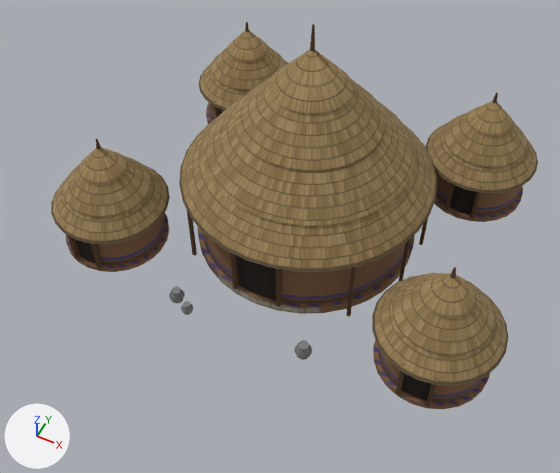
One commit to the glTF model examples/african_town_center_subsaharan/africantowncentersubsaharan.glb: the scene before it, then after it.
Rendered twice from a 50 mm lens placed at (8.2, -19.3, 22.1), pointed at (0.3, -3.5, 2.4). Arrows for +X, +Y and +Z are at lower left; the lights stay in place. The picture after the commit comes second. Vertices at exactly the same position are counted once.

In view in the first picture: 'AfricanTownCenterSubSaharan'.
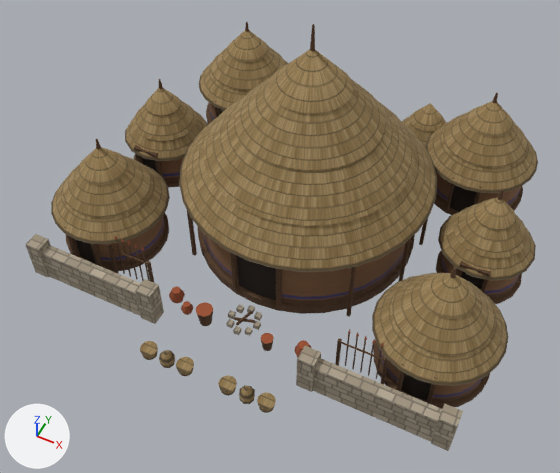
The newer file is also turned or shifted as a whole; pictures and numbers use the older file's frame.

Pixel boxes (x1, y1, x2, y2) of what changed, in the pictures (560 x 473 px):
'AfricanTownCenterSubSaharan', reshaped (11% taller): before (51, 22, 538, 409); after (25, 22, 538, 451)
part 1 of me_africantowncentersubsaharan, added: after (134, 145, 158, 158)
part 2 of me_africantowncentersubsaharan, added (mostly hidden): after (135, 154, 142, 164)
part 3 of me_africantowncentersubsaharan, added (mostly hidden): after (155, 161, 163, 177)
part 4 of me_africantowncentersubsaharan, added: after (498, 189, 504, 201)
part 5 of me_africantowncentersubsaharan, added: after (459, 261, 491, 277)
part 6 of me_africantowncentersubsaharan, added (mostly hidden): after (481, 279, 488, 293)
part 7 of me_africantowncentersubsaharan, added (brown): after (41, 245, 141, 316)
part 8 of me_africantowncentersubsaharan, added (brown): after (25, 234, 50, 277)
part 9 of me_africantowncentersubsaharan, added (brown): after (135, 279, 164, 324)
part 10 of me_africantowncentersubsaharan, added (brown): after (313, 358, 442, 442)
part 11 of me_africantowncentersubsaharan, added (brown): after (296, 346, 321, 392)
part 12 of me_africantowncentersubsaharan, added (brown): after (431, 404, 463, 451)
part 13 of me_africantowncentersubsaharan, added: after (108, 235, 388, 413)
part 14 of me_africantowncentersubsaharan, added (brown): after (125, 88, 208, 188)
part 15 of me_africantowncentersubsaharan, added (brown): after (436, 197, 536, 304)
part 16 of me_africantowncentersubsaharan, added (brown): after (402, 103, 447, 147)
part 17 of me_africantowncentersubsaharan, surface changed: (66, 104, 523, 409) in both

The change, as a list of edits to the scene's bpy script:
```text
Change me_africantowncentersubsaharan:
    remove me_africantowncentersubsaharan.from_pydata(...)  # 1625 vertices, 2008 faces; spans x -8.4..8.4, y -6.4..6.4, z 0.0..8.9
    add me_africantowncentersubsaharan.from_pydata(...)  # 2791 vertices, 3456 faces; spans x -8.4..8.4, y -8.6..6.4, z 0.0..8.9
    me_africantowncentersubsaharan part 1: the loose piece of 8 vertices spanning x -6.9..-5.7, y -6.2..-6.0, z 1.8..1.9 is copied, and the copy is moved by (-0.3, 4.7, -0.1); it spans x -7.1..-6.1, y -1.5..-1.3, z 1.7..1.8
    me_africantowncentersubsaharan part 2: the loose piece of 8 vertices spanning x -6.9..-6.8, y -6.2..-6.0, z 0.2..1.8 is copied, and the copy is moved by (-0.2, 4.7, 0.0); it spans x -7.1..-7.0, y -1.5..-1.3, z 0.2..1.7
    me_africantowncentersubsaharan part 3: the loose piece of 8 vertices spanning x -5.7..-5.6, y 2.3..2.5, z 0.2..1.8 is copied, and the copy is moved by (-0.5, -3.8, 0.0); it spans x -6.2..-6.1, y -1.5..-1.3, z 0.2..1.7
    me_africantowncentersubsaharan part 4: the loose piece of 12 vertices spanning x -0.1..0.1, y -0.8..-0.6, z 8.0..8.9 is copied, and the copy is scaled about its middle by (1, 1, 0.474), then moved by (6.6, 0.8, -4.5); it spans x 6.5..6.7, y 0.0..0.2, z 3.8..4.2
    me_africantowncentersubsaharan part 5: the loose piece of 8 vertices spanning x 5.7..6.9, y -6.2..-6.0, z 1.8..1.9 is copied, and the copy is moved by (0.3, 4.7, -0.1); it spans x 6.1..7.1, y -1.5..-1.3, z 1.7..1.8
    me_africantowncentersubsaharan part 6: the loose piece of 8 vertices spanning x 6.8..6.9, y -6.2..-6.0, z 0.2..1.8 is copied, and the copy is moved by (0.2, 4.7, 0.0); it spans x 7.0..7.1, y -1.5..-1.3, z 0.2..1.7
    me_africantowncentersubsaharan part 7: the loose piece of 8 vertices spanning x -6.9..-5.7, y -6.2..-6.0, z 1.8..1.9 is copied, and the copy is scaled about its middle by (3.64, 2.05, 9.29), then moved by (1.0, -0.9, -1.2); it spans x -7.4..-3.2, y -7.1..-6.7, z 0.0..1.3
    me_africantowncentersubsaharan part 8: the loose piece of 8 vertices spanning x -6.9..-5.7, y -6.2..-6.0, z 1.8..1.9 is copied, and the copy is scaled about its middle by (0.5, 2.59, 11.1), then moved by (-1.3, -0.9, -1.1); it spans x -7.9..-7.3, y -7.2..-6.6, z 0.0..1.5
    me_africantowncentersubsaharan part 9: the loose piece of 8 vertices spanning x -6.9..-5.7, y -6.2..-6.0, z 1.8..1.9 is copied, and the copy is scaled about its middle by (0.5, 2.59, 11.1), then moved by (3.3, -0.9, -1.1); it spans x -3.3..-2.7, y -7.2..-6.6, z 0.0..1.5
    me_africantowncentersubsaharan part 10: the loose piece of 8 vertices spanning x 5.7..6.9, y -6.2..-6.0, z 1.8..1.9 is copied, and the copy is scaled about its middle by (3.64, 2.05, 9.29), then moved by (-1.0, -0.9, -1.2); it spans x 3.2..7.4, y -7.1..-6.7, z 0.0..1.3
    me_africantowncentersubsaharan part 11: the loose piece of 8 vertices spanning x 5.7..6.9, y -6.2..-6.0, z 1.8..1.9 is copied, and the copy is scaled about its middle by (0.5, 2.59, 11.1), then moved by (-3.3, -0.9, -1.1); it spans x 2.7..3.3, y -7.2..-6.6, z 0.0..1.5
    me_africantowncentersubsaharan part 12: the loose piece of 8 vertices spanning x 5.7..6.9, y -6.2..-6.0, z 1.8..1.9 is copied, and the copy is scaled about its middle by (0.5, 2.59, 11.1), then moved by (1.3, -0.9, -1.1); it spans x 7.3..7.9, y -7.2..-6.6, z 0.0..1.5
    me_africantowncentersubsaharan part 13: 466 vertices added at x -5.2..5.2, y -8.6..-5.1, z 0.0..2.1
    me_africantowncentersubsaharan part 14: 145 vertices added at x -8.3..-4.9, y -1.6..1.8, z 0.0..3.9
    me_africantowncentersubsaharan part 15: 145 vertices added at x 4.9..8.3, y -1.6..1.8, z 0.0..3.9
    me_africantowncentersubsaharan part 16: 81 vertices added at x 1.5..3.8, y 3.9..6.2, z 0.5..2.8
    me_africantowncentersubsaharan part 17: 702 kept faces spanning x -8.2..8.2, y -6.4..6.2, z 0.0..0.6 get new texture (UV) coordinates
    other edits to the shape of me_africantowncentersubsaharan do not show in these pictures
```
